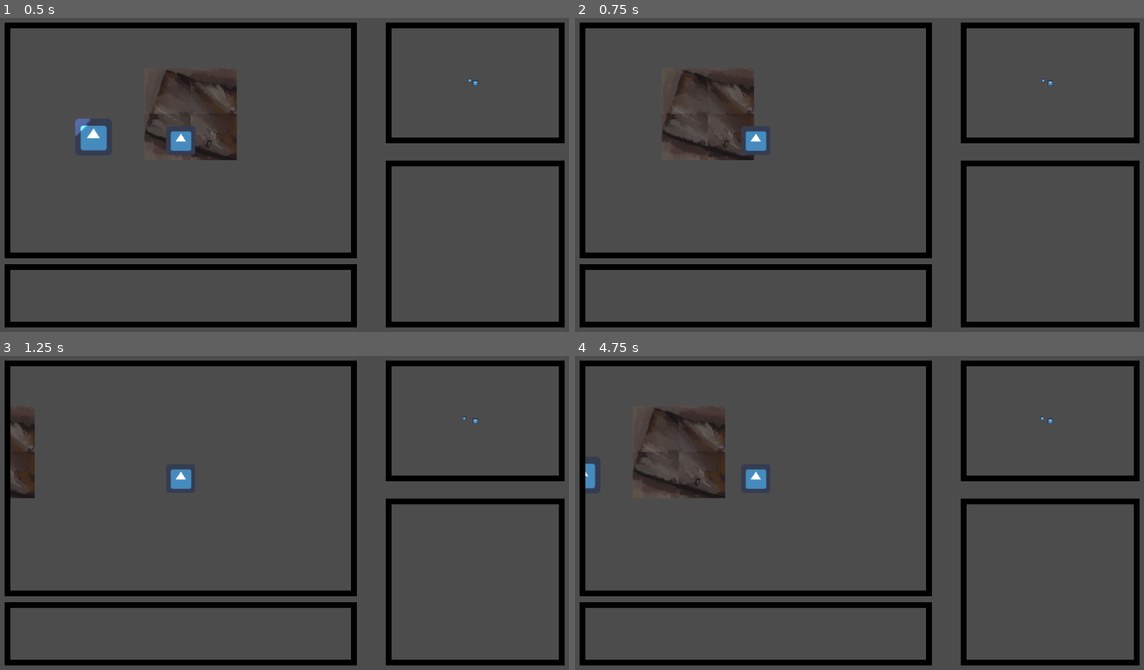
Above: before the commit, frames 1-4 (two rows, left to right).
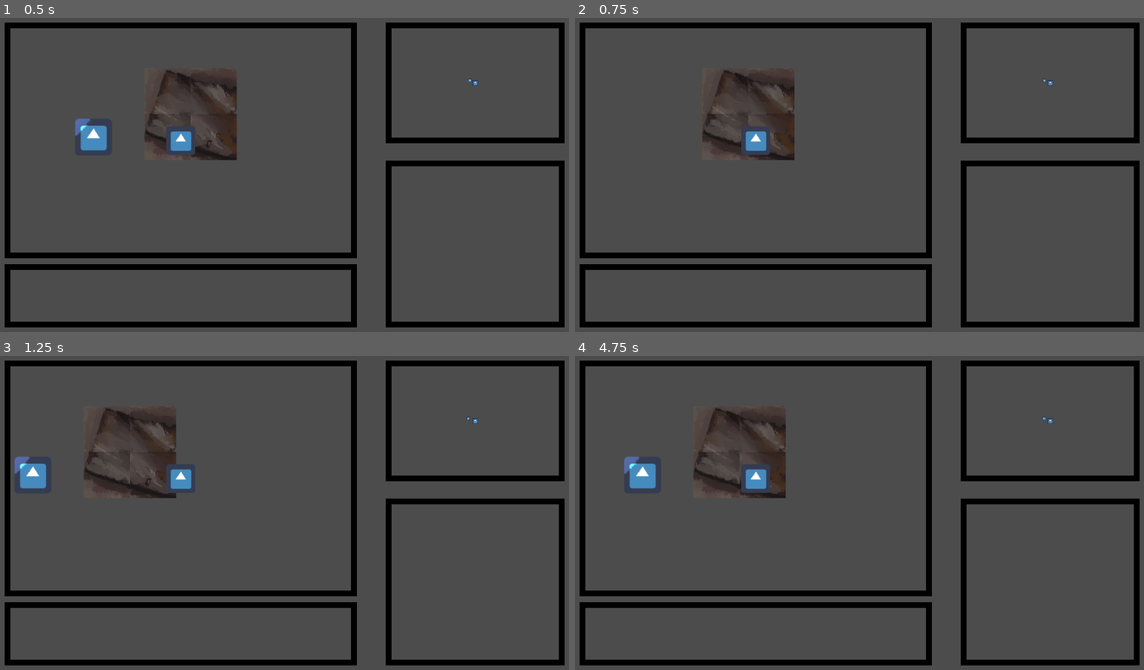
Above: after the commit, the same moments.

Repository: HasanMafatihul/ancient-horror-JAM
Game: Godot game, scene res://screens/main_game.tscn
Two runs of this game, one before a commit and one after it. Both use one fixed random seed, a clock stepped at 60 frames per second and the inputs below. The engine's default icon, where the game draws it, is replaced by a stand-in: a white triangle on a blue panel in a dark square.
Inputs (mouse positions are in pixels of both pictures, inside the frame that each line leads up to):
- Up to frame 1 (0.5 s): no input
- Up to frame 2 (0.75 s): tap Enter (ui_accept) at 0.5 s; move the mouse to (984, 159) at 0.52 s; hold D (right) from 0.53 s (still down); click (984, 159) at 0.67 s
- Up to frame 3 (1.25 s): keep holding D (right); tap Enter (ui_accept) at 0.77 s
- Up to frame 4 (4.75 s): move the mouse to (734, 528) at 1.27 s; release D (right) at 1.28 s; hold S (down) 1.28-2.03 s; tap Enter (ui_accept) at 1.52, 3.02, 3.77, 4.52 s; move the mouse to (916, 437) at 2.02 s; hold D (right) 2.03-2.78 s; move the mouse to (825, 582) at 2.77 s; hold W (up) 2.78-3.53 s; click (825, 582) at 2.92 s; move the mouse to (1030, 563) at 3.52 s; hold A (left) from 3.53 s (still down); move the mouse to (677, 462) at 4.27 s

Frame 1 is identical in both runs. In frame 2, 2.6% of the frame differs, in the area x 15-83%, y 16-46%; in frame 3, 3.0%; in frame 4, 3.8%, in the area x 1-83%, y 16-46%.
Error before the commit: Invalid get index 'global_position' (on base: 'Nil'). (res://source/enemy/monster.gd:38)
Error after the commit: Invalid get index 'global_position' (on base: 'Nil'). (res://source/enemy/monster.gd:44)

Commit message:
Refined player chasing (WIP)
Signed-off-by: HasanMafatihul <16521045@mahasiswa.itb.ac.id>

Diff:
--- a/screens/temp_map.tscn
+++ b/screens/temp_map.tscn
@@ -755,7 +755,7 @@
 
 [sub_resource type="Curve2D" id=4]
 _data = {
-"points": PoolVector2Array( 0, 0, 0, 0, 766.27, 325.868, 0, 0, 0, 0, 766.27, 774.375, 0, 0, 0, 0, 273.714, 747.678, 0, 0, 0, 0, 259.031, 320.529, 0, 0, 0, 0, 766.27, 325.868 )
+"points": PoolVector2Array( 0, 0, 0, 0, 775.79, 348.318, 0, 0, 0, 0, 766.27, 774.375, 0, 0, 0, 0, 273.714, 747.678, 0, 0, 0, 0, 262.247, 360.805, 0, 0, 0, 0, 775.79, 348.318 )
 }
 
 [node name="main" type="Node2D"]
@@ -775,8 +775,8 @@
 curve = SubResource( 4 )
 
 [node name="PathFollow2D" type="PathFollow2D" parent="Navigation2D/room_1"]
-position = Vector2( 766.27, 355.87 )
-rotation = 1.5708
+position = Vector2( 775.119, 378.329 )
+rotation = 1.59315
 offset = 30.0
 script = ExtResource( 54 )
 
@@ -786,10 +786,11 @@
 position = Vector2( 517.241, 362.922 )
 
 [node name="player" parent="." instance=ExtResource( 5 )]
-position = Vector2( 458.041, 343.234 )
+position = Vector2( 227.475, 508.284 )
 
 [node name="monster" parent="." instance=ExtResource( 3 )]
-position = Vector2( 264.823, 333.565 )
+position = Vector2( 265.453, 357.504 )
+collision_layer = 0
 patrol_paths = [ NodePath("../Navigation2D/room_1/PathFollow2D") ]
 
 [connection signal="change_door" from="player" to="door" method="_on_player_change_door"]
--- a/source/enemy/monster.gd
+++ b/source/enemy/monster.gd
@@ -6,6 +6,7 @@
 var path : PoolVector2Array # Pathing for monsters
 var nav_2d : Navigation2D # Navigation2D to ascertain path
 var target # Current target
+var chase_pos : Vector2
 var line : Line2D # Visually showing path
 var state : String = "Idle" # Monster's current state
 var path_fol : PathFollow2D
@@ -13,15 +14,18 @@
 onready var rayCast2D = $RayCast2D # Monster's vision
 onready var visionCone = $sprite/Light2D/Area2D
 
-func _physics_process(delta):
+func _process(delta):
 
 	# Vision / Hearing
 	var collision_object = rayCast2D.get_collider()
 	# set up for next frame's collision
 	var direction_to_player = global_position.direction_to(target.global_position)
-	rayCast2D.cast_to = direction_to_player * 500
-	#print(visionCone.)
+	rayCast2D.cast_to = direction_to_player * 1000
+	if visionCone.overlaps_body(target) and collision_object == target:
+		chase_pos = target.global_position
+		state = "Chase"
 
+func _physics_process(delta):
 	# State machine
 	if state == "Idle":
 		# Choose patrol path
@@ -34,15 +38,21 @@
 
 		# Change state
 		state = "Init_Patrol"
+
 	elif state == "Init_Patrol":
+		# Starting Patrol
 		path = nav_2d.get_simple_path(global_position, path_fol.global_position, false)
 		if global_position.distance_to(path_fol.global_position) < 10:
 			state = "Patrol"
+
 	elif state == "Patrol":
 		path = nav_2d.get_simple_path(global_position, path_fol.global_position, true)
+
 	elif state == "Chase":
-		# Chase target
-		path = nav_2d.get_simple_path(global_position, target.global_position, false)
+		# Chase target in last seen position
+		path = nav_2d.get_simple_path(global_position, chase_pos, true)
+
+
 	line.points = path
 	# Move
 	var move_distance = speed * delta
@@ -57,12 +67,9 @@
 		if distance <= distance_to_next and distance >= 0.0:
 			position = start_point.linear_interpolate(path[0], distance / distance_to_next)
 			$sprite.rotation = get_angle_to(path[0])
+			move_and_slide(Vector2(0,0))
 			break
 		distance -= distance_to_next
 
 		start_point = path[0]
 		path.remove(0)
-
-
-func _on_Area2D_body_entered(body):
-	print(body)
--- a/source/enemy/monster.tscn
+++ b/source/enemy/monster.tscn
@@ -10,6 +10,11 @@
 [node name="monster" type="KinematicBody2D"]
 script = ExtResource( 2 )
 
+[node name="sprite2" type="Sprite" parent="."]
+visible = false
+scale = Vector2( 8, 8 )
+texture = ExtResource( 1 )
+
 [node name="sprite" type="Sprite" parent="."]
 texture = ExtResource( 1 )
 
@@ -21,18 +26,10 @@
 [node name="Area2D" type="Area2D" parent="sprite/Light2D"]
 
 [node name="CollisionPolygon2D" type="CollisionPolygon2D" parent="sprite/Light2D/Area2D"]
-build_mode = 1
-polygon = PoolVector2Array( 84.4445, -84.4445, 0, 0, -84.4445, -84.4445, 0, -120 )
-
-[node name="sprite2" type="Sprite" parent="."]
-visible = false
-scale = Vector2( 8, 8 )
-texture = ExtResource( 1 )
+polygon = PoolVector2Array( 84.4445, -84.4445, 0, 0, -84.4445, -84.4445, -48.8889, -115.556, 0, -120, 48.8889, -115.556 )
 
 [node name="collision" type="CollisionShape2D" parent="."]
 shape = SubResource( 1 )
 
 [node name="RayCast2D" type="RayCast2D" parent="."]
 enabled = true
-
-[connection signal="body_entered" from="sprite/Light2D/Area2D" to="." method="_on_Area2D_body_entered"]
--- a/source/player/player.gd
+++ b/source/player/player.gd
@@ -1,6 +1,6 @@
 extends KinematicBody2D
 
-var speed = 500
+export var speed = 150
 
 var velocity:Vector2
 
